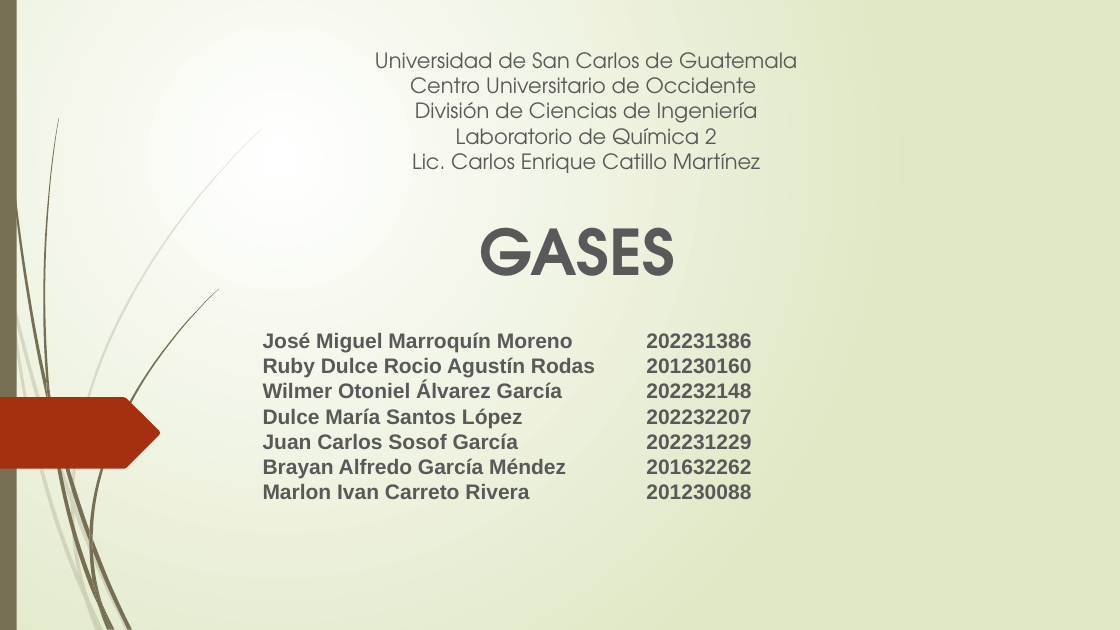
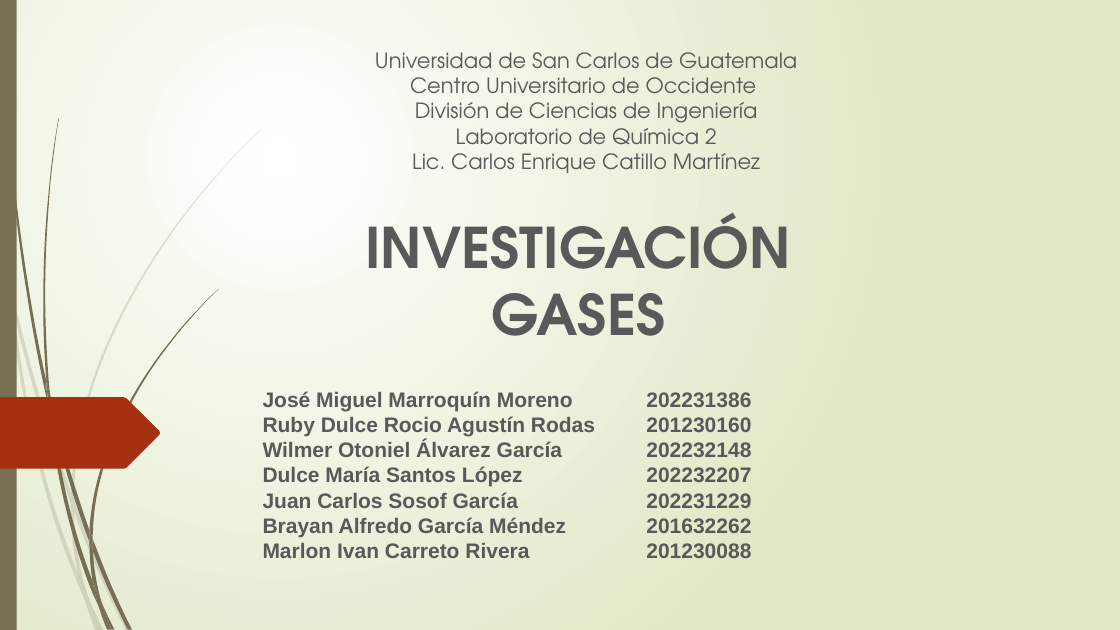
Before and after one commit to IvanRivera771/Documentos-GIT, a slide deck: slide 1 of Trabajo de Investigación Gases.pptx. Drawn at 1120x630 pixels with LibreOffice and Linux fonts; fonts in the diff are those of the drawing. Boxes give left, top, right and bottom in pixels: in the first picture for what was removed or moved away, otherwise in the second. Text is boxed around its words. In the diff, an @@ line names an element or a change of style, - is before the commit and + after.

Commit message:
gases quimica

```diff
--- a/Trabajo de Investigación Gases.pptx
+++ b/Trabajo de Investigación Gases.pptx
@@ subtitle at box(365, 213, 791, 269): paragraph added @@
+INVESTIGACIÓN
@@ subtitle at box(491, 293, 665, 336): size 54 to 48 pt in "GASES" @@
```
Also in this commit, not shown: 2 other slides changed, 19 slides added, 6 slides removed, 1 other file.
